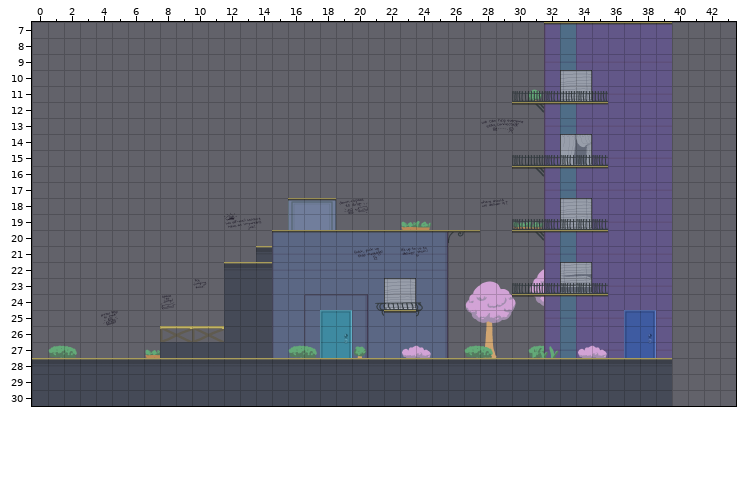
A Tiled map (JSON) gets an edit: public/assets/maps/tutorial.json. Above, as it was before the edit.
Cells are 100x100 px. Shown: x 0..43, y 7..30. The old version is drawn lined up with the new one.
After the commit:
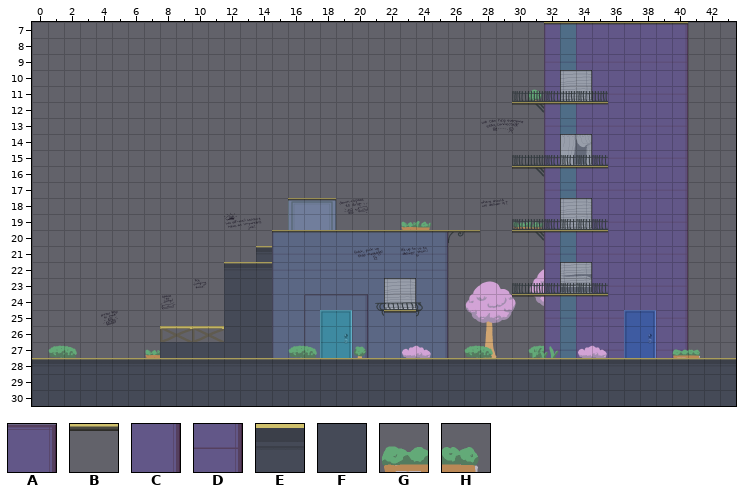
Key: from "tileset_buildings": A 8, B 10, C 48, D 88, E 206, F 246, G 250, H 251.
_ is an empty cell.
Difference:
map size 40x27 -> 44x31 cells (old content now starts at 0,4; both pictures use the new coordinates)
Layer "Background Tiles":
y 7: x 40 _ -> A
y 8: x 40 _ -> C
y 9: x 40 _ -> D
y 10: x 40 _ -> C
y 11: x 40 _ -> D
y 12: x 40 _ -> C
y 13: x 40 _ -> D
y 14: x 40 _ -> C
y 15: x 40 _ -> D
y 16: x 40 _ -> C
y 17: x 40 _ -> D
y 18: x 40 _ -> C
y 19: x 40 _ -> D
y 20: x 40 _ -> C
y 21: x 40 _ -> D
y 22: x 40 _ -> C
y 23: x 40 _ -> D
y 24: x 40 _ -> C
y 25: x 40 _ -> D
y 26: x 40 _ -> C
y 27: x 40 _ -> D
Layer "Foreground Tiles":
y 7: x 40 _ -> B
y 28: x 40..43 ____ -> EEEE
y 29..30: x 40..43 ____ -> FFFF
Layer "Overlay Tiles":
y 27: x 40..41 __ -> GH
